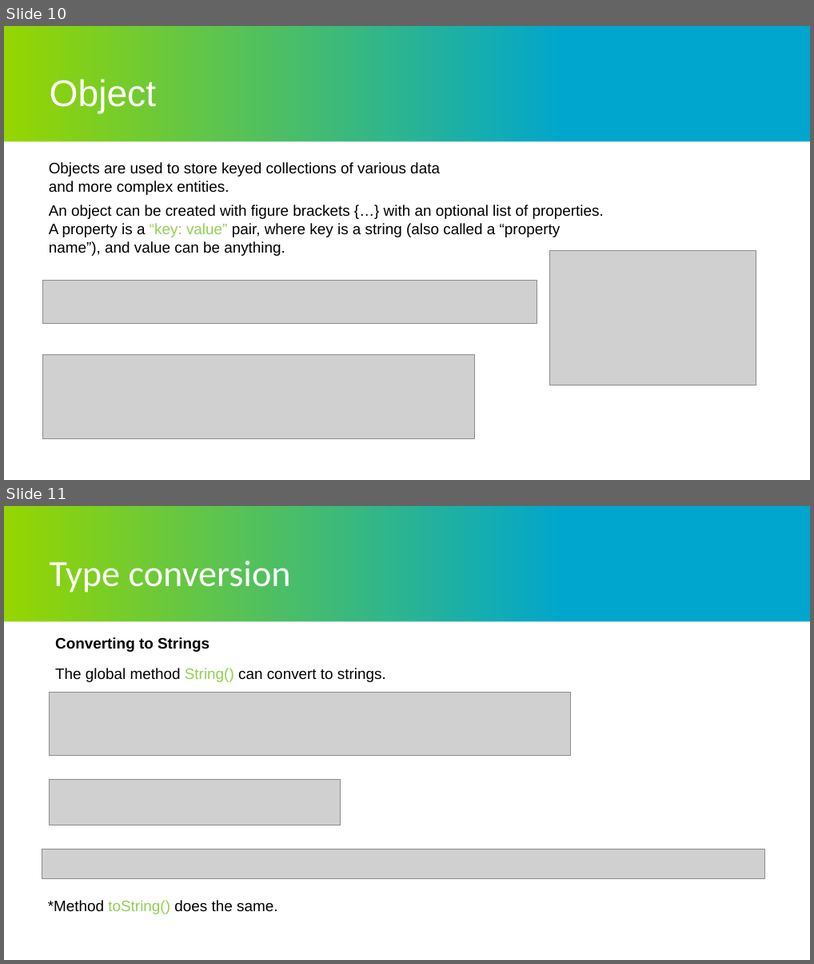
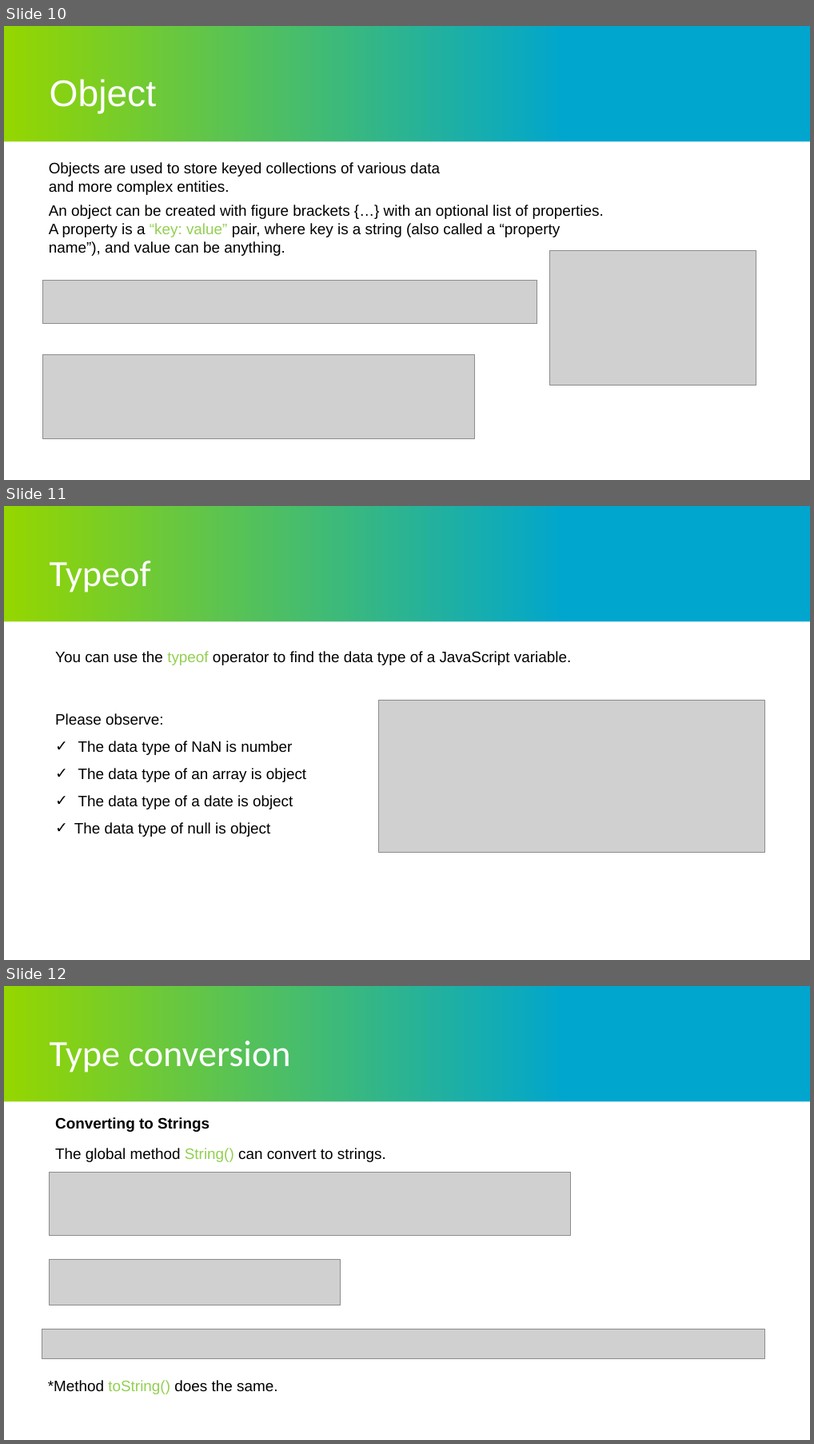
Before and after one commit to Yuliia143/Topics, a slide deck: JS_DataTypes.pptx. Shown one above the other, each under a label of ours: slides 10 and 11 before the commit, slides 10, 11 and 12 after it. The pictures are 814x964 and 814x1444 pixels, drawn with LibreOffice and Linux fonts; fonts in the diff are those of the drawing; grey boxes stand for pictures; background and template pictures are left out. Boxes give left, top, right and bottom in pixels: in the first picture for what was removed or moved away, otherwise in the second. Text is boxed around its words. In the diff, an @@ line names an element or a change of style, - is before the commit and + after.

Commit message:
Typeof

```diff
--- a/JS_DataTypes.pptx
+++ b/JS_DataTypes.pptx
@@ slide 11 added at <box>4,506,810,960</box>, background #000000; not listed: 2 template elements that a slide beside it also shows @@
@@ title added at <box>50,560,151,592</box>, 44 pt, text #FFFFFF @@
+Typeof
@@ text added at <box>55,651,571,665</box>, 18 pt, text #000000 @@
+You can use the typeof operator to find the data type of a JavaScript variable.
@@ text added at <box>55,713,306,836</box>, 18 pt, text #000000 @@
+Please observe:
+✓ The data type of NaN is number
+✓ The data type of an array is object
+✓ The data type of a date is object
+✓ The data type of null is object
@@ picture added at <box>379,700,765,852</box> @@
@@ what was slide 11 is now slide 12 @@
```
Also in this commit, not shown: 2 slides changed.
